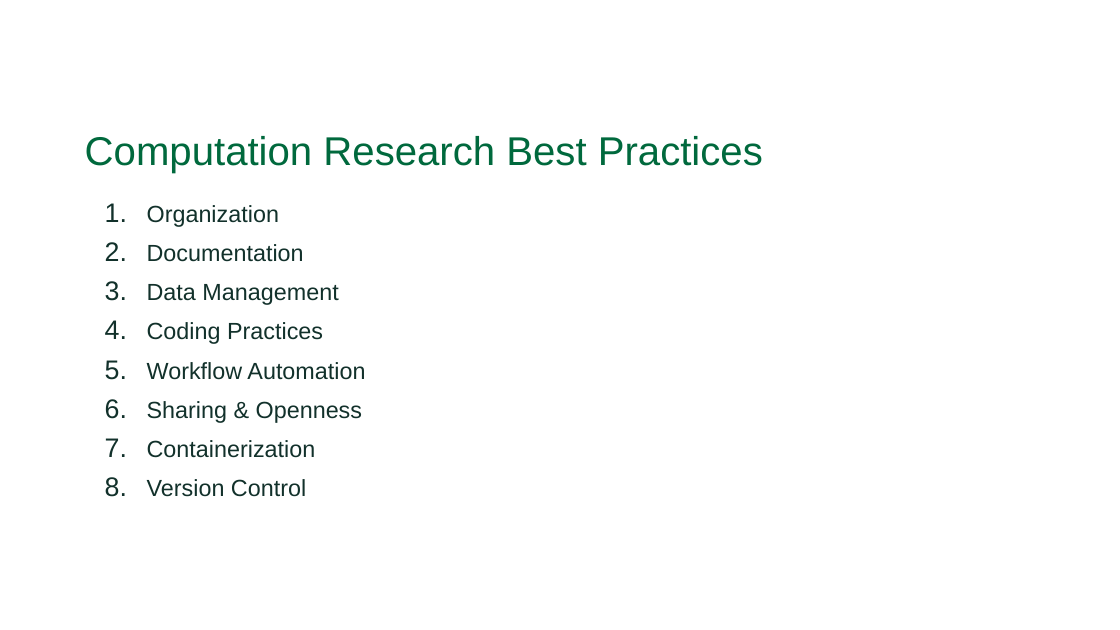
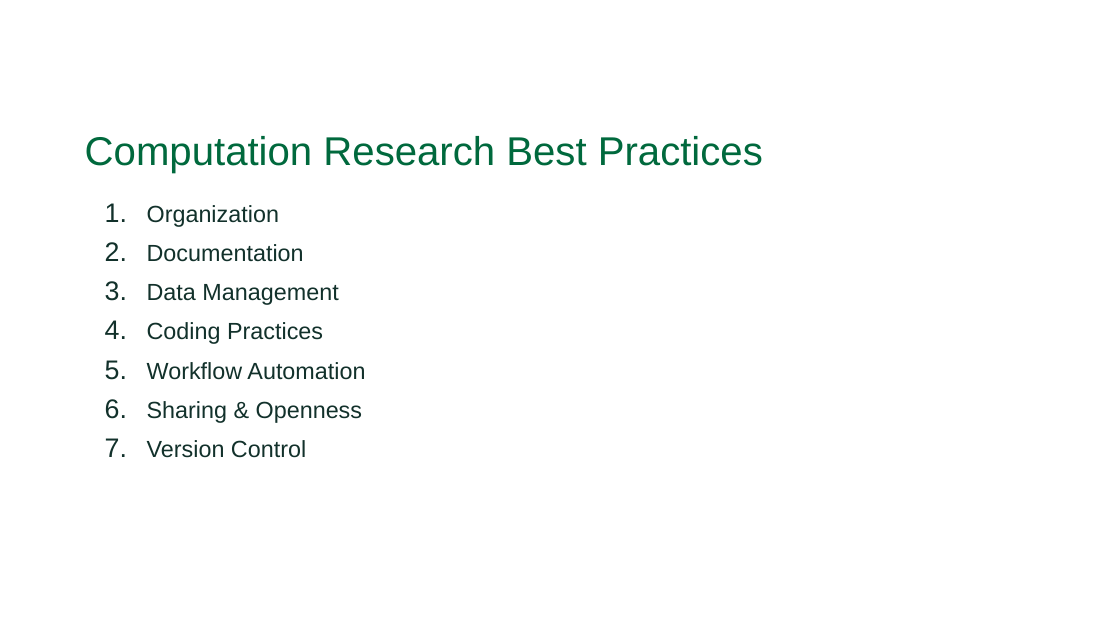
Before and after one commit to Dartmouth-Libraries/r_research-fundamentals_ws, a slide deck: slide 16 of slides/04a_Computation-Research_Best-Practices.pptx (slide 17 before the commit). Drawn at 1120x630 pixels with LibreOffice and Linux fonts; fonts in the diff are those of the drawing; background and template pictures are left out. Boxes give left, top, right and bottom in pixels: in the first picture for what was removed or moved away, otherwise in the second. Text is boxed around its words. In the diff, an @@ line names an element or a change of style, - is before the commit and + after.

```diff
--- a/slides/04a_Computation-Research_Best-Practices.pptx
+++ b/slides/04a_Computation-Research_Best-Practices.pptx
@@ text at (147, 440, 316, 458): paragraph removed @@
-  7. Containerization
```
Also in this commit, not shown: 3 other slides changed, 7 slides added, 3 slides removed.
